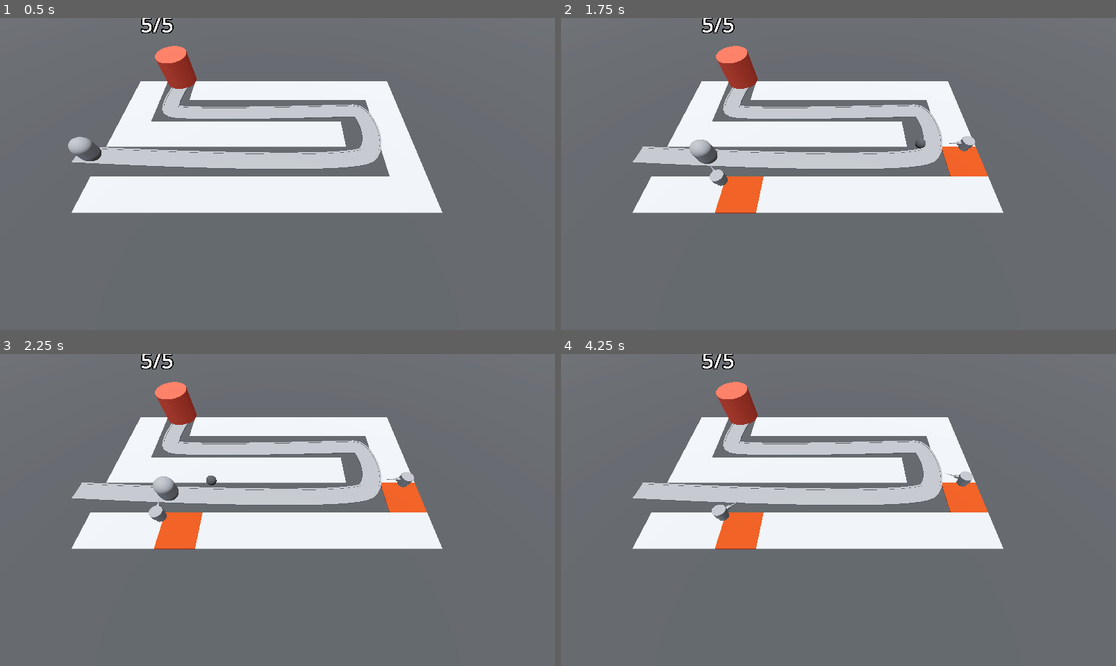
Above: before the commit, frames 1-4 (two rows, left to right).
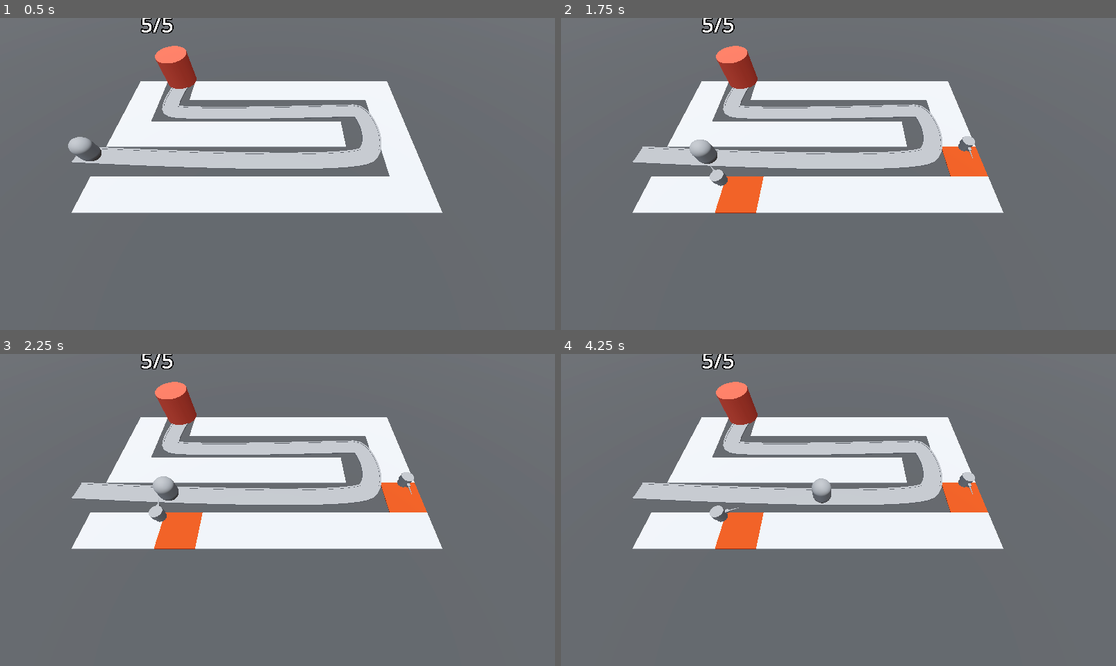
Above: after the commit, the same moments.

Repository: AlexanderMendivil/barbarian_blaster
Game: Godot game, scene res://BaseLevel.tscn
Same seed, same stepped clock (60 frames per second), same inputs: the game is played once before the commit and once after it.
Inputs (mouse positions are in pixels of both pictures, inside the frame that each line leads up to):
- Up to frame 1 (0.5 s): no input
- Up to frame 2 (1.75 s): move the mouse to (960, 158) at 0.52 s; click (960, 158) at 0.6 s; move the mouse to (727, 189) at 1.27 s; click (727, 189) at 1.35 s
- Up to frame 3 (2.25 s): move the mouse to (333, 441) at 2.02 s; click (333, 441) at 2.1 s
- Up to frame 4 (4.25 s): move the mouse to (810, 572) at 2.77 s; click (810, 572) at 2.85 s; move the mouse to (1005, 556) at 3.52 s; click (1005, 556) at 3.6 s

Frame 1 is identical in both runs. In frame 2, less than 0.1% of the frame differs, in the area x 63-75%, y 38-45%; in frame 3, less than 0.1%; in frame 4, 0.4%, in the area x 26-75%, y 37-54%.

Commit message:
Make turrets follow the closest enemy

Diff:
--- a/turret/turret.gd
+++ b/turret/turret.gd
@@ -2,24 +2,39 @@
 
 @onready var barrel: MeshInstance3D = $TurretBase/CannonBase/Barrel
 @export var projectile: PackedScene
+@export var turret_range := 10.0
 
 var enemy_path: Path3D
+var global_enemy: PathFollow3D
 func _ready():
 	pass
 
 
-
-func _process(delta):
+func _process(_delta):
 	pass
 
 
-func _physics_process(delta):
-	var enemy = enemy_path.get_children().back()
-	look_at(enemy.global_position, Vector3.UP, true)
+func _physics_process(_delta):
+	global_enemy = find_best_target()
+	if global_enemy:
+		look_at(global_enemy.global_position, Vector3.UP, true)
+
 
 
 func _on_timer_timeout():
-	var bullet = projectile.instantiate()
-	add_child(bullet)
-	bullet.global_position = barrel.global_position
-	bullet.direction = global_transform.basis.z
+
+	if global_enemy:
+		var bullet = projectile.instantiate()
+		add_child(bullet)
+		bullet.global_position = barrel.global_position
+		bullet.direction = global_transform.basis.z
+
+func find_best_target() -> PathFollow3D:
+	var best_target = null
+	var best_progress = 0
+	for enemy in enemy_path.get_children():
+		if enemy is PathFollow3D:
+			if enemy.progress > best_progress && global_position.distance_to(enemy.global_position) < turret_range:
+				best_target = enemy
+				best_progress = enemy.progress
+	return best_target
Not shown: 4 places in MeshLibraries/SpaceLibrary.tres that only renumber resources
